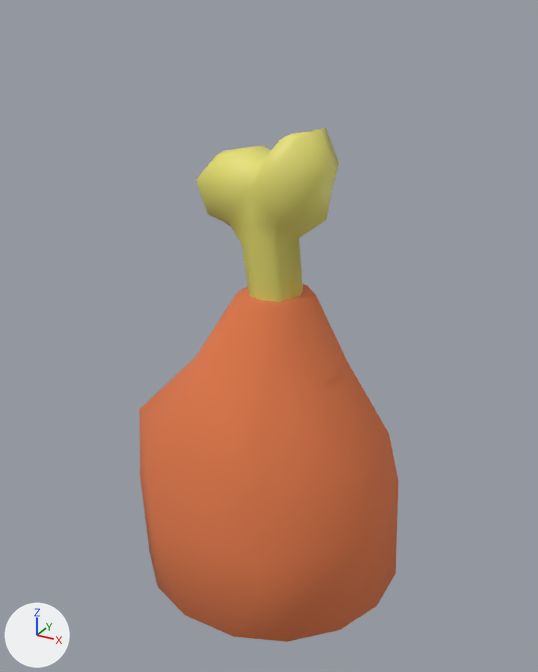
The glTF model games/last-light/public/models/meatBone.glb: old version first, new version second.
Rendered twice from a camera (50 mm lens) standing at (0.0212, -0.0392, 0.0373) and looking at (-0.0003, -0.0002, 0.0178). The axes (+X, +Y, +Z) are drawn at lower left. The lights are the same throughout. The picture after the commit comes second. Vertices at exactly the same position are counted once.

In view in the first picture: 'Meat_Bone_Low'.
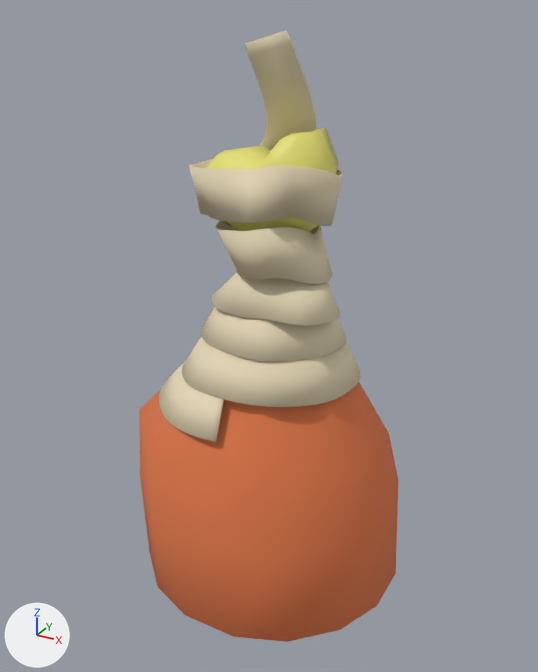
Boxes [x1, y1, x2, y2] around the edits, measured in the pictures (538 x 672 px):
'Meat_Bone_Low', reshaped (19% taller)
    before: [139, 127, 399, 642]
    after: [139, 30, 399, 642]
part 1 of me_mesh, added (beige)
    after: [159, 30, 360, 442]

The edits, one by one:
Material 'Bandelette_Mat' (mat_bandelette_mat) is new.
Its base color is (0.78, 0.678, 0.465) (beige #e5d7b6).
Its roughness is 0.9.
me_mesh is used by ob_meat_bone_low; location (0.0, 0.0, 0.0).
me_mesh had 131 vertices, 248 faces and spanned x -0.0096..0.0089, y -0.0088..0.0088, z 0.0..0.031.
me_mesh now has 2695 vertices, 5372 faces and spans x -0.0096..0.0089, y -0.0088..0.0088, z 0.0..0.0363.
me_mesh part 1: a new loose piece of 2564 vertices spanning x -0.0079..0.0054, y -0.0069..0.0069, z 0.0132..0.0363, in mat_bandelette_mat (beige #e5d7b6).
me_mesh gains material mat_bandelette_mat (beige #e5d7b6).
